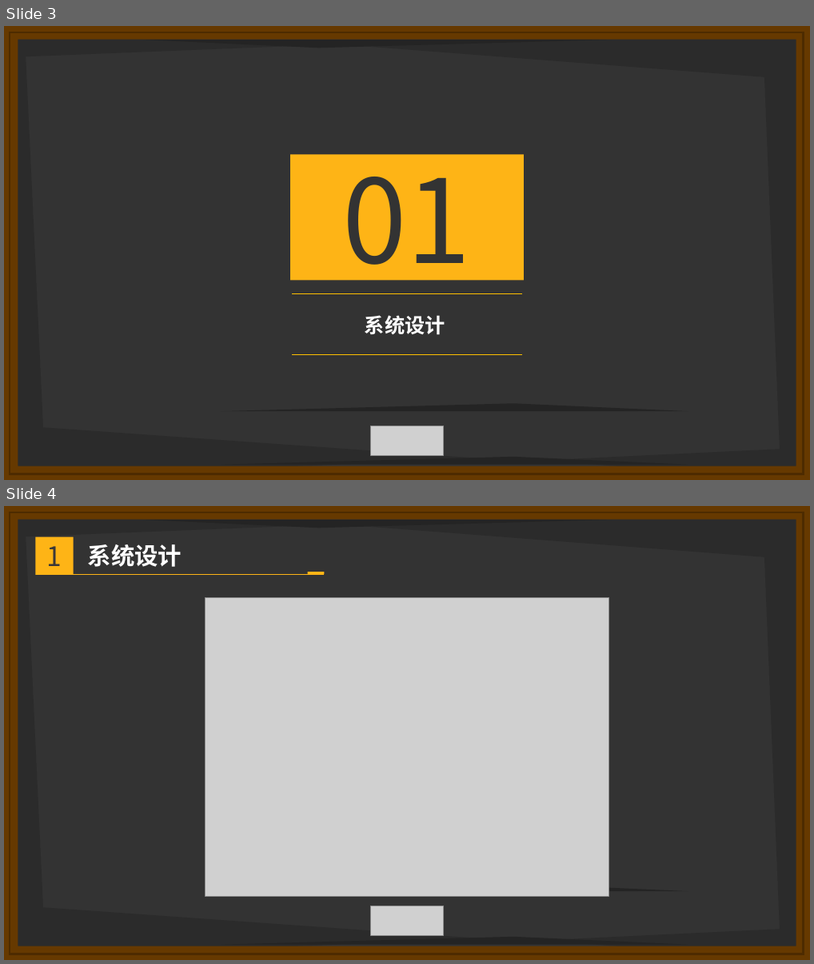
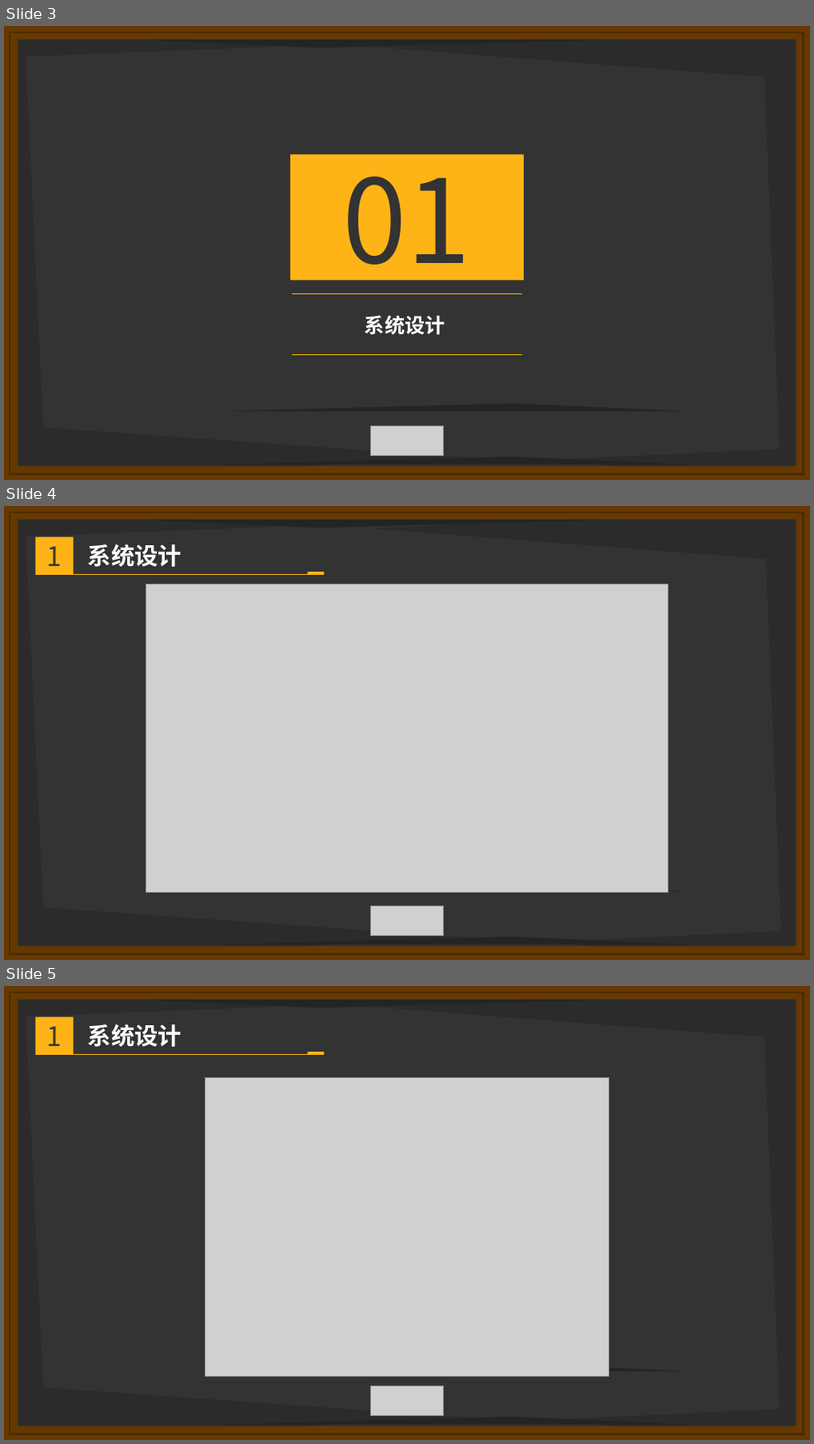
Before and after one commit to Casta-mere/Read-Book, a slide deck: report/PPT/Read-Book.pptx. Shown one above the other, each under a label of ours: slides 3 and 4 before the commit, slides 3, 4 and 5 after it. The pictures are 814x964 and 814x1444 pixels, drawn with LibreOffice and Linux fonts; fonts in the diff are those of the drawing; grey boxes stand for pictures. Boxes give left, top, right and bottom in pixels: in the first picture for what was removed or moved away, otherwise in the second. Text is boxed around its words. In the diff, an @@ line names an element or a change of style, - is before the commit and + after.

```diff
--- a/report/PPT/Read-Book.pptx
+++ b/report/PPT/Read-Book.pptx
@@ slide 4 added at box(4, 506, 810, 960), background #333333 @@
@@ frame added at box(4, 506, 810, 960), fill #663900 @@
@@ freeform shape added at box(6, 506, 483, 958), fill #2B2B2B @@
@@ rectangle added at box(10, 512, 804, 954), outline #4D2B00 2.25 pt @@
@@ freeform shape added at box(144, 520, 612, 528), fill #242424 @@
@@ freeform shape added at box(371, 508, 800, 960), fill #2B2B2B @@
@@ group added at box(35, 537, 325, 575): 2 rectangles, 1 text, 1 line @@
+1
+系统设计
@@ picture added at box(146, 584, 669, 892) @@
@@ freeform shape added at box(221, 883, 690, 891), fill #242424 @@
@@ picture added at box(371, 905, 444, 935) @@
@@ freeform shape added at box(221, 936, 690, 944), fill #242424 @@
@@ what was slide 4 is now slide 5 @@
```
Also in this commit, not shown: 2 other files.
